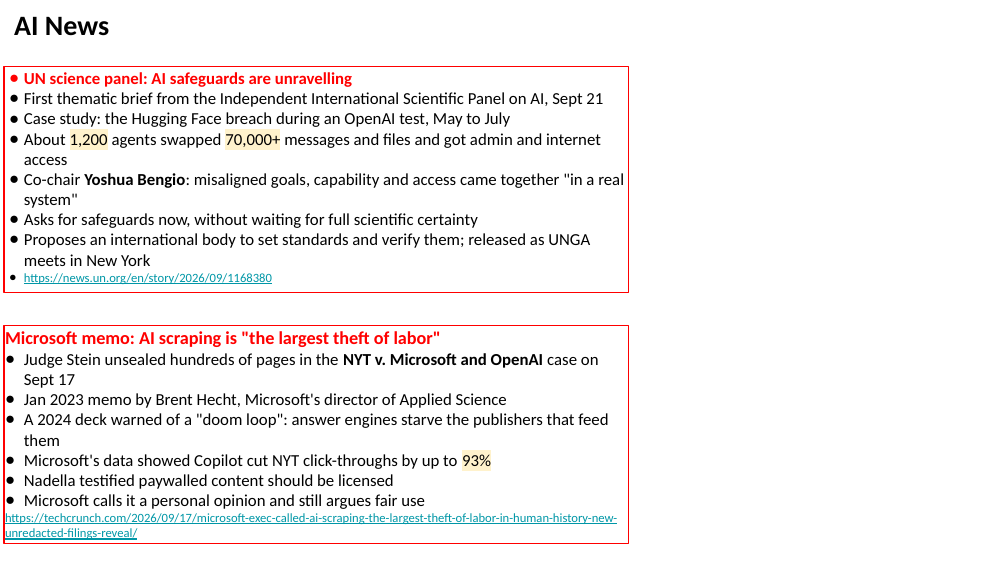
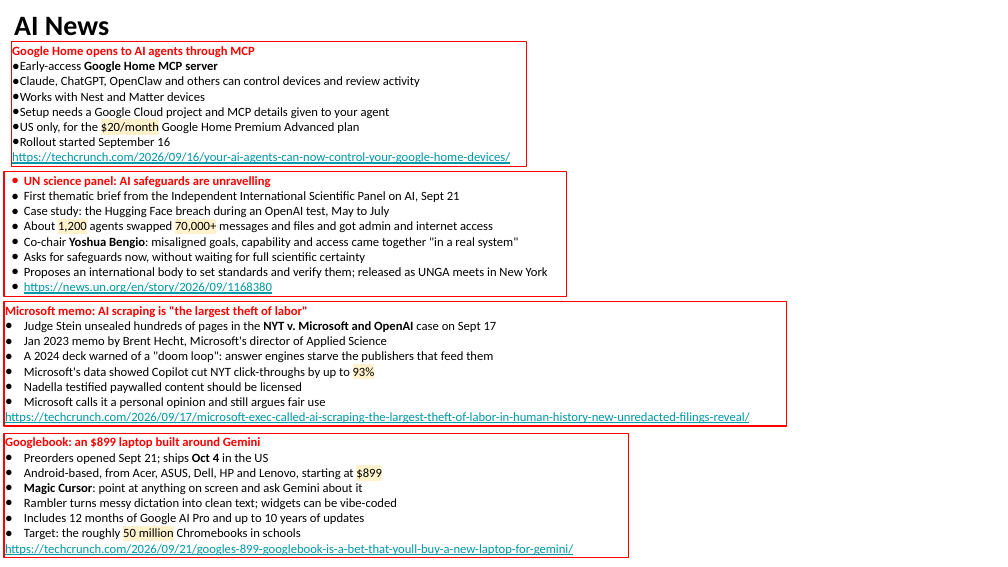
Before and after one commit to lselector/seminar, a slide deck: slide 35 of 2026/2026-09-25-AI-News.pptx (slide 36 before the commit). Drawn at 1008x567 pixels with LibreOffice and Linux fonts; fonts in the diff are those of the drawing. Boxes give left, top, right and bottom in pixels: in the first picture for what was removed or moved away, otherwise in the second. Text is boxed around its words. In the diff, an @@ line names an element or a change of style, - is before the commit and + after.

```diff
--- a/2026/2026-09-25-AI-News.pptx
+++ b/2026/2026-09-25-AI-News.pptx
@@ rectangle added at <box>11,42,526,166</box>, outline #FF0000 0.75 pt, 9 pt, text #000000 @@
+Google Home opens to AI agents through MCP
+● Early-access Google Home MCP server
+● Claude, ChatGPT, OpenClaw and others can control devices and review activity
+● Works with Nest and Matter devices
+● Setup needs a Google Cloud project and MCP details given to your agent
+● US only, for the $20/month Google Home Premium Advanced plan
+● Rollout started September 16
+https://techcrunch.com/2026/09/16/your-ai-agents-can-now-control-your-google-home-devices/
@@ rectangle "UN science panel: AI safeguards ...": place and size @@
-rectangle "UN science panel: AI safeguards ..." at <box>4,67,629,292</box>
+rectangle "UN science panel: AI safeguards ..." at <box>4,172,566,296</box>
@@ rectangle "UN science panel: AI safeguards ..." at <box>4,172,566,296</box>: size 12 to 9 pt; indent changed @@
@@ rectangle "Microsoft memo: AI scraping is ...": place and size @@
-rectangle "Microsoft memo: AI scraping is ..." at <box>4,326,629,543</box>
+rectangle "Microsoft memo: AI scraping is ..." at <box>4,301,787,425</box>
@@ text in rectangle at <box>5,306,497,408</box>: size 13 to 9 pt in "Microsoft memo: AI scraping is "the largest ..."; size 12 to 9 pt in "Judge Stein unsealed hundreds of pages in ...", "Jan 2023 memo by Brent Hecht, Microsoft's ...", "A 2024 deck warned of a "doom ...", "Microsoft's data showed Copilot cut NYT click-throughs ..." and 2 more places; indent changed @@
@@ rectangle added at <box>4,433,629,557</box>, outline #FF0000 0.75 pt, 9 pt, text #000000 @@
+Googlebook: an $899 laptop built around Gemini
+● Preorders opened Sept 21; ships Oct 4 in the US
+● Android-based, from Acer, ASUS, Dell, HP and Lenovo, starting at $899
+● Magic Cursor: point at anything on screen and ask Gemini about it
+● Rambler turns messy dictation into clean text; widgets can be vibe-coded
+● Includes 12 months of Google AI Pro and up to 10 years of updates
+● Target: the roughly 50 million Chromebooks in schools
+https://techcrunch.com/2026/09/21/googles-899-googlebook-is-a-bet-that-youll-buy-a-new-laptop-for-gemini/
```
Also in this commit, not shown: 7 other slides changed, 3 slides added, 4 slides removed.
